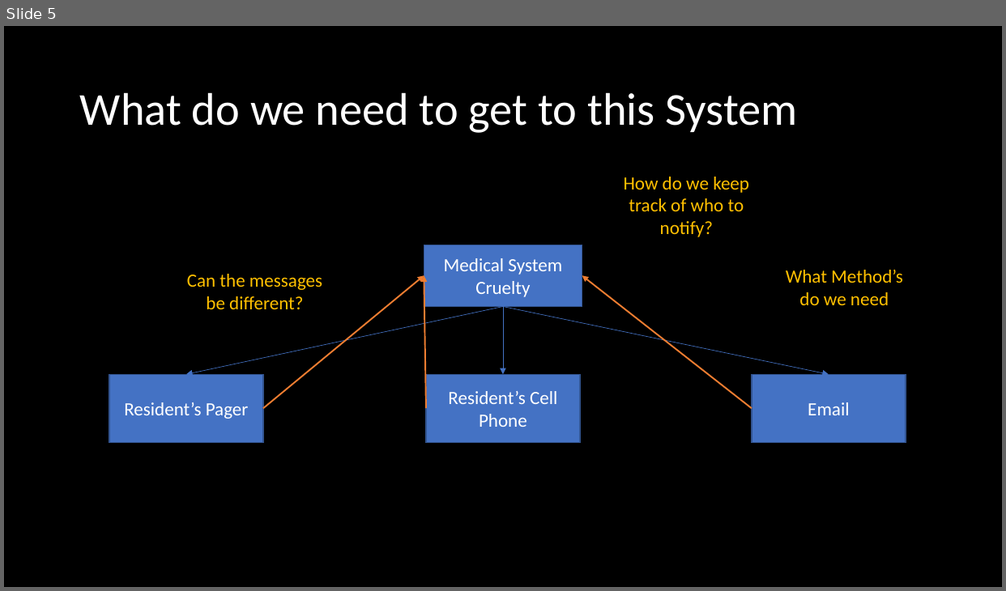
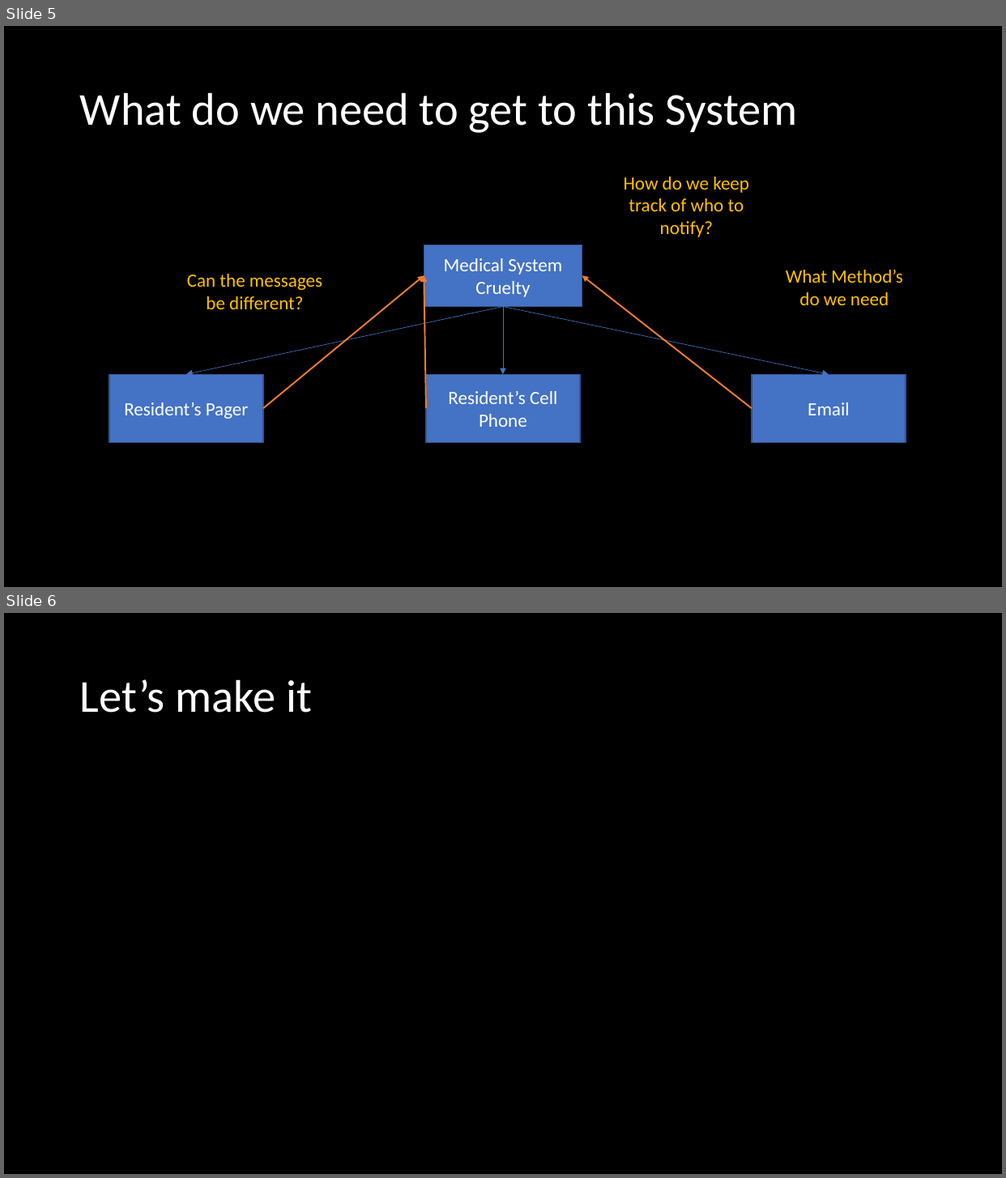
Before and after one commit to microsoft/Flash_University, a slide deck: CLR_via_CSharp/Chapter 11 - Events/Events.pptx. Shown one above the other, each under a label of ours: slide 5 before the commit, slides 5 and 6 after it. The pictures are 1006x591 and 1006x1178 pixels, drawn with LibreOffice and Linux fonts; fonts in the diff are those of the drawing. Boxes give left, top, right and bottom in pixels: in the first picture for what was removed or moved away, otherwise in the second. Text is boxed around its words. In the diff, an @@ line names an element or a change of style, - is before the commit and + after.

```diff
--- a/CLR_via_CSharp/Chapter 11 - Events/Events.pptx
+++ b/CLR_via_CSharp/Chapter 11 - Events/Events.pptx
@@ slide 6 added at box(4, 613, 1002, 1174), background #000000 @@
@@ title added at box(80, 679, 312, 713), 44 pt, text #FFFFFF @@
+Let’s make it
```
Also in this commit, not shown: 3 other files.
